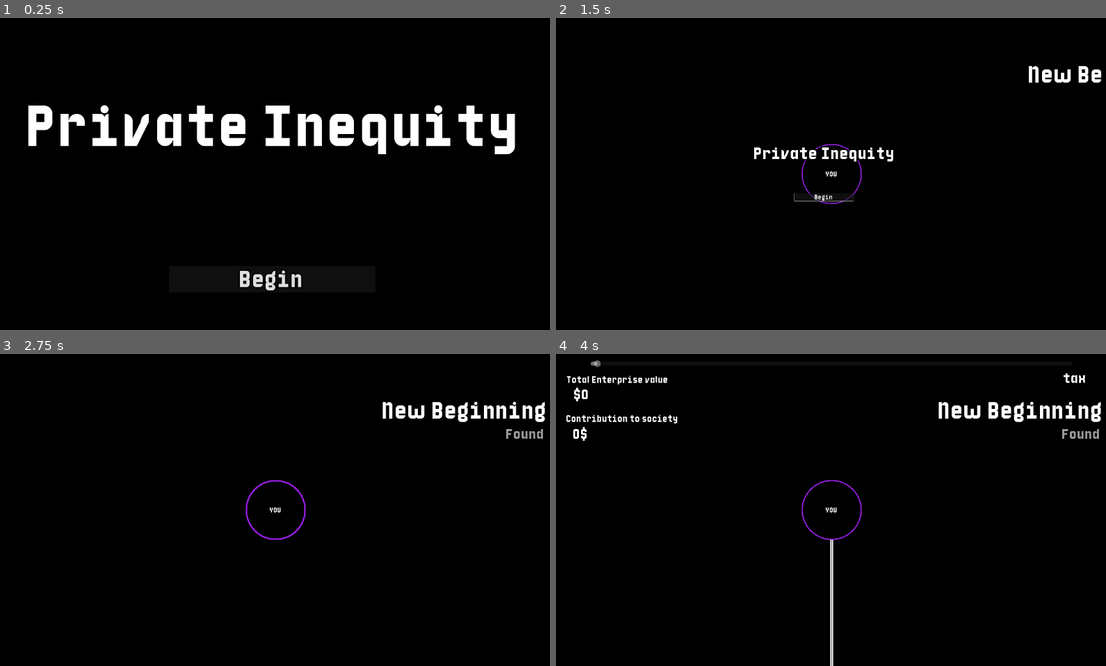
Above: before the commit, frames 1-4 (two rows, left to right).
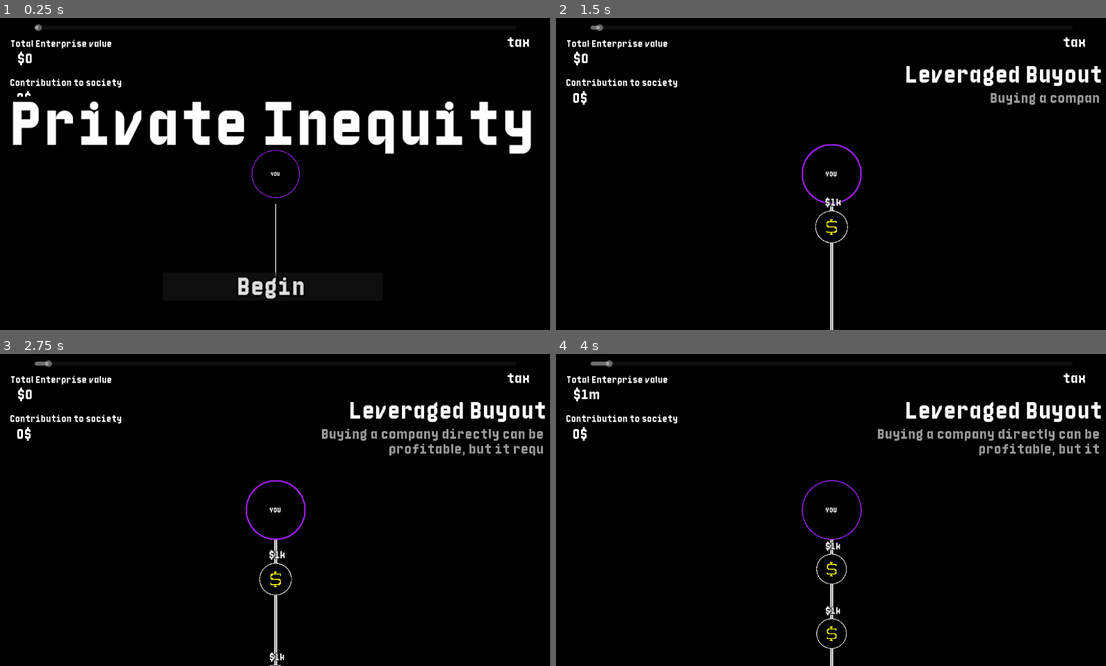
Above: after the commit, the same moments.

Repository: pirey0/LD58
Game: Godot game, scene res://main.tscn
Two runs of this game, one before a commit and one after it. Both use one fixed random seed, a clock stepped at 60 frames per second and the inputs below.
Inputs (mouse positions are in pixels of both pictures, inside the frame that each line leads up to):
- Up to frame 1 (0.25 s): no input
- Up to frame 2 (1.5 s): click "Begin" at 0.5 s; click "Begin" at 1.25 s
- Up to frame 3 (2.75 s): click "Begin" at 2 s
- Up to frame 4 (4 s): tap Enter at 2.75 s; move the mouse to (952, 494) at 2.77 s; tap 5 at 2.85 s; click (952, 494) at 2.92 s; tap Q at 3.05 s; drag from (721, 525) to (803, 572) at 3.52 s

The runs differ from the first frame. In frame 1, 8.1% of the frame differs, in the area x 1-97%, y 2-90%; in frame 2, 3.0%; in frame 3, 3.1%; in frame 4, 2.4%.
Error before the commit: Invalid access to property or key 'position' on a base object of type 'null instance'. (res://progression/progression_step_2.gd:15)
Error after the commit: Parse Error: Could not preload resource file "res://content/connection_item_person.tscn". (res://connection/connection_loan_collection.gd:26)

Commit message:
leveraged buyout progress

Diff:
--- /dev/null
+++ b/companies/public_company.gd
@@ -0,0 +1,45 @@
+extends Company
+
+func _ready() -> void:
+	circle_color = Color.SKY_BLUE
+	super()
+
+func get_actions() -> Array:
+	if player_owned:
+		return super()
+
+	var out := []
+
+	out.append(ContextAction.new(start_aquisition_process, preload("res://art/company_icon.png"),\
+	 		null, Color.LIME_GREEN, "Buyout"))
+
+	if G.progression.can_leverage_buyout:
+			out.append(ContextAction.new(apply_for_leveraged_buyout, preload("res://art/transaction.png"),\
+				null, Color.LIME_GREEN, "Apply for Leveraged Buyout", Color.PURPLE))
+
+	return out
+
+func start_aquisition_process():
+	var conn = G.world.spawn_connection(self, 0.0, null, 0.0, preload("res://connection/connection_aquisition.gd"))
+	G.input.set_selected(conn)
+
+func apply_for_leveraged_buyout():
+	var conn = G.world.spawn_connection(self, 0.0, null, 0.0, preload("res://connection/connection_leverage_buyout.gd"))
+	G.input.set_selected(conn)
+
+func aquired_by_user():
+	G.progression.aquired_public_company = true
+
+	player_owned = true
+	circle_color = Color.FLORAL_WHITE
+
+	#convert eval to state
+
+	var split := randf_range(0.1,0.9)
+
+	var total = money
+	money = total*split
+	goods = (total*(1.0-split))/Balancing.GOOD_VALUE_MID
+
+	update_state()
+	#TODO effect
--- /dev/null
+++ b/companies/public_company.tscn
@@ -0,0 +1,7 @@
+[gd_scene load_steps=3 format=3 uid="uid://061wqvauhwjj"]
+
+[ext_resource type="PackedScene" uid="uid://q75q7axsbbn2" path="res://content/company.tscn" id="1_sep4s"]
+[ext_resource type="Script" uid="uid://dfdsx5pisuuyr" path="res://companies/public_company.gd" id="2_fj4ck"]
+
+[node name="Company" instance=ExtResource("1_sep4s")]
+script = ExtResource("2_fj4ck")
--- /dev/null
+++ b/connection/connection_aquisition.gd
@@ -0,0 +1,29 @@
+extends Connection
+
+
+func _ready() -> void:
+	super()
+	self.base_color = Color.SLATE_GRAY
+	is_closable_by_user = false
+
+func _physics_process(delta: float) -> void:
+	update_closure()
+
+func is_target_valid(x):
+	return x is Company and x.player_owned and x.money > source.money
+
+func on_connection_established():
+	super()
+
+	destination.change_money(-source.money, false)
+
+	var inst := spawn_item(load("res://content/connection_item_money.tscn"))
+	inst.reversed = true
+	inst.value = source.money
+	inst.target_reached.connect(on_target_reached)
+
+
+func on_target_reached():
+	source.aquired_by_user()
+	G.world.spawn_connection(destination, 0.0, source, 0.0,preload("res://content/connection_ownership.gd"))
+	close()
--- /dev/null
+++ b/connection/connection_leverage_buyout.gd
@@ -0,0 +1,49 @@
+extends Connection
+
+var bank
+
+func _ready() -> void:
+	super()
+	self.base_color = Color.SLATE_GRAY
+	is_closable_by_user = false
+
+func _physics_process(delta: float) -> void:
+	update_closure()
+
+func is_target_valid(x):
+	return x is Company and x.player_owned
+
+func on_connection_established():
+	super()
+
+	bank = G.world.find_closest_bank_to(source.position)
+	if not bank:
+		close()
+		return
+
+	var trip1 = G.world.spawn_connection(bank, 0.0, destination, 0.0,preload("res://content/connection.gd"))
+
+	var item = trip1.spawn_item(load("res://content/connection_item_person.tscn"))
+	item.person_name = "Private Equity Analyst"
+	item.target_reached.connect(trip1.vanish)
+	item.target_reached.connect(on_trip1_finished)
+
+func on_trip1_finished():
+	var item = spawn_item(load("res://content/connection_item_person.tscn"))
+	item.person_name = "Private Equity Analyst"
+	item.reversed = true
+	item.target_reached.connect(on_trip2_finished)
+
+func on_trip2_finished():
+	var obj = preload("res://content/loan_proposal.tscn").instantiate()
+	obj.finished.connect(on_loan_proposal_finished)
+	source.add_child(obj)
+	obj.setup(source)
+
+func on_loan_proposal_finished(proposal :Company.LoanProposal):
+	if not proposal:
+		vanish()
+		return
+
+	var con = G.world.spawn_connection(bank,0.0, source,0.0, preload("res://connection/connection_loan_collection.gd"))
+	con.setup(proposal)
--- a/content/connection_loan.gd
+++ b/connection/connection_loan.gd
@@ -1,12 +1,8 @@
 extends Connection
 
-var loan : Company.LoanProposal
-var year := 0
-var remaining := 0:
-	set(x):
-		remaining = x
-		if remaining<=0:
-			on_loan_delivered()
+var loan
+
+var remaining := 0
 
 func _ready() -> void:
 	super()
@@ -33,14 +29,14 @@
 	G.progression.attempted_to_get_loan = true
 
 	if not proposal:
-		vanish()
+		close()
 		return
+	var con = G.world.spawn_connection(source,0.0, destination,0.0, preload("res://connection/connection_loan_collection.gd"))
+	con.setup(proposal)
 
 	loan = proposal
-	add_to_group("end_of_year_listener")
 	remaining = loan.proposed_sum
-
-	var step := 1000
+	var step = max(1000, roundi(remaining*0.05))
 	var tw := create_tween()
 	for x in ceili(float(loan.proposed_sum)/step):
 		tw.tween_callback(func():
@@ -51,32 +47,8 @@
 				item.value = value
 						).set_delay(1.0)
 
+	tw.tween_callback(close)
+
 func deliver_money(x):
 	destination.add_debt(x, loan.interest)
 	G.progression.received_loan = true
-
-func on_year_end():
-	#dont get returns immediately
-	if year == 0:
-		year+= 1
-		return
-
-	var inst := spawn_item( preload("res://content/connection_item_person.tscn"))
-	inst.target_reached.connect(on_debt_collector_reached)
-	inst.person_name = "Debt Collector"
-
-
-func on_debt_collector_reached():
-	destination.remove_debt(loan.debt_service)
-	destination.change_money(-loan.debt_service, false)
-
-	var item = spawn_item(preload("res://content/connection_item_money.tscn"))
-	item.value = loan.debt_service
-	item.reversed = true
-
-	year += 1
-	if year > loan.period:
-		close()
-
-func on_loan_delivered():
-	pass
--- /dev/null
+++ b/connection/connection_loan_collection.gd
@@ -0,0 +1,41 @@
+extends Connection
+
+var loan : Company.LoanProposal
+var year := 0
+
+
+func _ready() -> void:
+	super()
+	self.base_color = Color.SLATE_GRAY
+	is_closable_by_user = false
+
+func _physics_process(delta: float) -> void:
+	update_closure()
+
+func setup(loan):
+	self.loan = loan
+	add_to_group("end_of_year_listener")
+
+
+func on_year_end():
+	#dont get returns immediately
+	if year == 0:
+		year+= 1
+		return
+
+	var inst := spawn_item( preload("res://content/connection_item_person.tscn"))
+	inst.target_reached.connect(on_debt_collector_reached)
+	inst.person_name = "Debt Collector"
+
+
+func on_debt_collector_reached():
+	destination.remove_debt(loan.debt_service)
+	destination.change_money(-loan.debt_service, false)
+
+	var item = spawn_item(preload("res://content/connection_item_money.tscn"))
+	item.value = loan.debt_service
+	item.reversed = true
+
+	year += 1
+	if year > loan.period:
+		close()
--- a/content/bank_company.gd
+++ b/content/bank_company.gd
@@ -11,11 +11,14 @@
 	goods = 10000000
 	display_value = false
 	super()
+	add_to_group("bank")
 
-func get_actions() -> Array[ContextAction]:
-	return [
-		ContextAction.new(apply_for_loan, preload("res://art/transaction.png"), null, Color.BLUE, "Apply For Loan", Color.BLUE),
-	]
+func get_actions() -> Array:
+	var out := []
+
+	out.append(ContextAction.new(apply_for_loan, preload("res://art/transaction.png"), null, Color.BLUE, "Apply For Loan", Color.PURPLE))
+
+	return out
 
 func apply_for_loan():
 	var connection  = G.world.spawn_loan_connection(self, G.world.get_mouse_angle_to(position), null, 0.0)
--- a/content/company.gd
+++ b/content/company.gd
@@ -123,8 +123,7 @@
 	var connection :ConnectionGoodsTransfer = G.world.spawn_goods_connection(self, G.world.get_mouse_angle_to(position), null, 0.0)
 	connection.modifier = preload("res://art/up.png")
 	connection.modifier_color = Color.ORANGE_RED
-	connection.good_per_trade = Balancing.TIER_2_MULT
-	connection.good_value = Balancing.GOOD_VALUE_HIGH * Balancing.TIER_2_MULT
+	connection.good_value = Balancing.GOOD_VALUE_HIGH
 	G.input.set_selected(connection)
 
 func create_buy_line1_tier2():
@@ -145,13 +144,11 @@
 	connection.connection_established.connect(on_trade_established)
 	G.input.set_selected(connection)
 
-func on_trade_established_tier2():
-	G.progression.sold_goods = true
-
 func create_buy_line3_tier2():
 	var connection :ConnectionGoodsTransfer = G.world.spawn_goods_connection(self, G.world.get_mouse_angle_to(position), null, 0.0)
 	connection.modifier = preload("res://art/up.png")
 	connection.modifier_color = Color.ORANGE_RED
+	connection.good_per_trade = Balancing.TIER_2_MULT
 	connection.good_value = Balancing.GOOD_VALUE_HIGH * Balancing.TIER_2_MULT
 	G.input.set_selected(connection)
 
--- a/content/connection_transfer.gd
+++ b/content/connection_transfer.gd
@@ -39,7 +39,7 @@
 	time_to_next = 1.0
 	source.change_money(-packet_size, taxable)
 
-	var inst := spawn_item(preload("res://content/connection_item_money.tscn"))
+	var inst := spawn_item(load("res://content/connection_item_money.tscn"))
 	inst.target_reached.connect(on_target_reached)
 	inst.value = packet_size
 
--- a/content/producer_company.gd
+++ b/content/producer_company.gd
@@ -17,8 +17,8 @@
 	out.append(ContextAction.new(create_buy_line, preload("res://art/goods_icon.png"), null, Color.ORANGE_RED, "Buy Goods from retailer for $%s" % Balancing.GOOD_VALUE_MID, Color.GREEN),)
 
 	if G.progression.trading_goods_tier_2:
-			out.append(ContextAction.new(create_buy_line, preload("res://art/goods_icon.png")\
-			, null, Color.ORANGE_RED, "Buy %s Goods from retailer for $%s" % [Balancing.TIER_2_MULT, Balancing.GOOD_VALUE_MID*Balancing.TIER_2_MULT], Color.GREEN))
+			out.append(ContextAction.new(create_buy_line_step2, preload("res://art/goods_icon.png")\
+			, null, Color.ORANGE_RED, "Buy %s Goods from retailer for $%s" % [Balancing.TIER_2_MULT, Balancing.GOOD_VALUE_MID*Balancing.TIER_2_MULT], Color.ORANGE))
 
 	return out
 
@@ -29,5 +29,12 @@
 	G.input.set_selected(connection)
 	pass
 
+func create_buy_line_step2():
+	var connection :ConnectionGoodsTransfer = G.world.spawn_goods_connection(self, G.world.get_mouse_angle_to(position), null, 0.0)
+	connection.good_value = Balancing.GOOD_VALUE_MID * Balancing.TIER_2_MULT
+	connection.good_per_trade = Balancing.TIER_2_MULT
+	connection.connection_established.connect(on_line_created)
+	G.input.set_selected(connection)
+
 func on_line_created():
 	G.progression.bought_goods = true
--- a/main.gd
+++ b/main.gd
@@ -1,49 +1,4 @@
 extends Node
 
 func _ready() -> void:
-
-
-	spawn_all_companies()
-
-	await get_tree().physics_frame
-
-	G.progression.start()
-
-
-func spawn_all_companies():
-	var companies := load_companies_from_file()
-
-	prints("Spawning", companies.size(), "real companies.")
-	var rnd := RandomNumberGenerator.new()
-	rnd.seed = 0
-
-	companies.sort_custom(func(a,b): return a[1] > b[1])
-
-
-	for data in companies:
-		var angle =  rnd.randf_range(0.0, 2*PI)
-		var value = data[1]
-		var dist = log(value)/log(1.003)
-		var spawn_point = dist * Vector2(sin(angle), cos(angle))
-		var comp :Company = G.world.spawn_company_at(spawn_point, data[0])
-		comp.money = data[1]
-		comp.on_initial_transaction_finished_for_sub(comp)
-		comp.update_state()
-
-func load_companies_from_file() -> Array:
-	var file = FileAccess.open("res://companies.txt", FileAccess.READ)
-
-	var next_line := file.get_csv_line()
-	next_line = file.get_csv_line()
-	#skip header
-
-	var out := []
-	while not next_line.size()<4:
-		var line := next_line
-		var value = int(line[3])
-		if value > 5000.0:
-			out.append([line[1], value])
-		var linenr := int(line[0])
-		for x in (1 if (linenr < 20 or linenr >= 3518) else 25):
-			next_line = file.get_csv_line()
-	return out
+	G.progression.skip_to("progression_step_14")
--- a/main.tscn
+++ b/main.tscn
@@ -282,7 +282,7 @@
 text = "HEllo how are you this is a objective test"
 label_settings = SubResource("LabelSettings_4c57u")
 horizontal_alignment = 2
-autowrap_mode = 1
+autowrap_mode = 2
 
 [node name="Progression" type="Node" parent="."]
 unique_name_in_owner = true
--- a/meta.gd
+++ b/meta.gd
@@ -108,7 +108,9 @@
 			KEY_4:
 				Engine.time_scale -= 1
 			KEY_Q:
-				G.progression.skip_all()
+				G.progression.skip()
+			KEY_5:
+				get_tree().get_first_node_in_group("main_company").change_money(1_000_000,false)
 
 func gameover(reason):
 	gameover_obj.scale = Vector2.ZERO
@@ -133,11 +135,11 @@
 		goaltw.kill()
 	goaltw = create_tween()
 
-	goaltw.tween_property(objective_descr, "visible_ratio", 0.0, 0.1 +objective_descr.text.length()*0.1)
-	goaltw.tween_property(objective_label, "visible_ratio", 0.0, 0.1 +objective_label.text.length()*0.1)
+	goaltw.tween_property(objective_descr, "visible_ratio", 0.0, 0.1 +objective_descr.text.length()*0.03)
+	goaltw.tween_property(objective_label, "visible_ratio", 0.0, 0.1 +objective_label.text.length()*0.03)
 	goaltw.tween_callback(func():
 			objective_label.text = title
 			objective_descr.text = descr
 			)
-	goaltw.tween_property(objective_label, "visible_ratio", 1.0,  0.1  + title.length()*0.1)
-	goaltw.tween_property(objective_descr, "visible_ratio", 1.0,  0.1  + descr.length()*0.1)
+	goaltw.tween_property(objective_label, "visible_ratio", 1.0,  0.1  + title.length()*0.03)
+	goaltw.tween_property(objective_descr, "visible_ratio", 1.0,  0.1  + descr.length()*0.03)
--- a/progression.gd
+++ b/progression.gd
@@ -17,7 +17,7 @@
 var received_loan := false
 var had_bankrupcy_with_debt := false
 var trading_goods_tier_2 := false
-var aquired_public_company := false #TODO
+var aquired_public_company := false
 var can_leverage_buyout := false #TODO
 var received_leveraged_buyout := false #TODO
 
@@ -25,6 +25,8 @@
 
 var steps := []
 var current_idx := -1
+var rnd := RandomNumberGenerator.new()
+var companies_to_spawn :Array
 
 func _ready() -> void:
 	G.progression = self
@@ -36,6 +38,27 @@
 		add_child(inst,true)
 		inst.name = (x as String).get_file().get_basename()
 		steps.append(inst)
+
+	rnd.seed = 0
+	companies_to_spawn = load_companies_from_file()
+	companies_to_spawn.sort_custom(func(a,b): return a[1] > b[1])
+	prints("Loaded", companies_to_spawn.size(), "real companies.")
+
+func skip_to(n):
+	for x in range(current_idx, steps.size()):
+		var step : ProgressionStep = steps[x]
+		if step.name == n:
+			current_idx = x-1
+			start_next_step()
+			return
+		else:
+			step.skip_step()
+			current_idx += 1
+		await get_tree().process_frame
+
+func skip():
+	steps[current_idx].skip_step()
+	start_next_step()
 
 func skip_all():
 	for x in range(current_idx, steps.size()):
@@ -85,3 +108,37 @@
 
 	dir.list_dir_end()
 	return scripts
+
+
+func spawn_companies(count):
+	if count == -1:
+		count = companies_to_spawn.size()
+	for x in count:
+		var data = companies_to_spawn[-1]
+		companies_to_spawn.remove_at(companies_to_spawn.size()-1)
+		var angle =  rnd.randf_range(0.0, 2*PI)
+		var value = data[1]
+		var dist = log(value)/log(1.003)
+		var spawn_point = dist * Vector2(sin(angle), cos(angle))
+		var comp :Company = G.world.spawn_company_at(spawn_point, data[0], preload("res://companies/public_company.tscn"))
+		comp.money = data[1]
+		comp.on_initial_transaction_finished_for_sub(comp)
+		comp.update_state()
+
+func load_companies_from_file() -> Array:
+	var file = FileAccess.open("res://companies.txt", FileAccess.READ)
+
+	var next_line := file.get_csv_line()
+	next_line = file.get_csv_line()
+	#skip header
+
+	var out := []
+	while not next_line.size()<4:
+		var line := next_line
+		var value = int(line[3])
+		if value > 5000.0:
+			out.append([line[1], value])
+		var linenr := int(line[0])
+		for x in (1 if (linenr < 20 or linenr >= 3518) else 25):
+			next_line = file.get_csv_line()
+	return out
--- a/progression/progression_step_13.gd
+++ b/progression/progression_step_13.gd
@@ -8,10 +8,14 @@
 	return "Loans will only take you so far. It's time to take it to the next step. \n Aquire a publicly traded company."
 
 func begin_step():
-	#TODO spawn in first few small companies
+	spawn_first_companies()
 	super()
 
+func spawn_first_companies():
+	G.progression.spawn_companies(10)
+
 func skip_step():
+	spawn_first_companies()
 	super()
 
 func _physics_process(delta: float) -> void:
--- a/world.gd
+++ b/world.gd
@@ -38,7 +38,7 @@
 	return spawn_connection(origin, origin_angle, target, target_angle, preload("res://content/connection_goods.gd"))
 
 func spawn_loan_connection(origin, origin_angle:float, target, target_angle : float):
-	return spawn_connection(origin, origin_angle, target, target_angle, preload("res://content/connection_loan.gd"))
+	return spawn_connection(origin, origin_angle, target, target_angle, preload("res://connection/connection_loan.gd"))
 
 func spawn_connection(origin, origin_angle:float, target, target_angle : float, script):
 	var inst : Connection = script.new()
@@ -49,3 +49,11 @@
 	inst.destination_angle = target_angle
 	add_child(inst, true)
 	return inst
+
+func find_closest_bank_to(p) -> BankCompany:
+	var banks := get_tree().get_nodes_in_group("bank")
+	if banks.size() == 0:
+		return null
+
+	banks.sort_custom(func(a,b): return (p-a.position).length() > (p-b.position).length())
+	return banks[0]
Not shown, added: companies/public_company.gd.uid
Not shown, added: connection/connection_aquisition.gd.uid
Not shown, added: connection/connection_leverage_buyout.gd.uid
Renamed: content/connection_loan.gd.uid -> connection/connection_loan.gd.uid
Not shown, added: connection/connection_loan_collection.gd.uid
Not shown, added: content/connection_item_base.tscn2774187916.tmp
